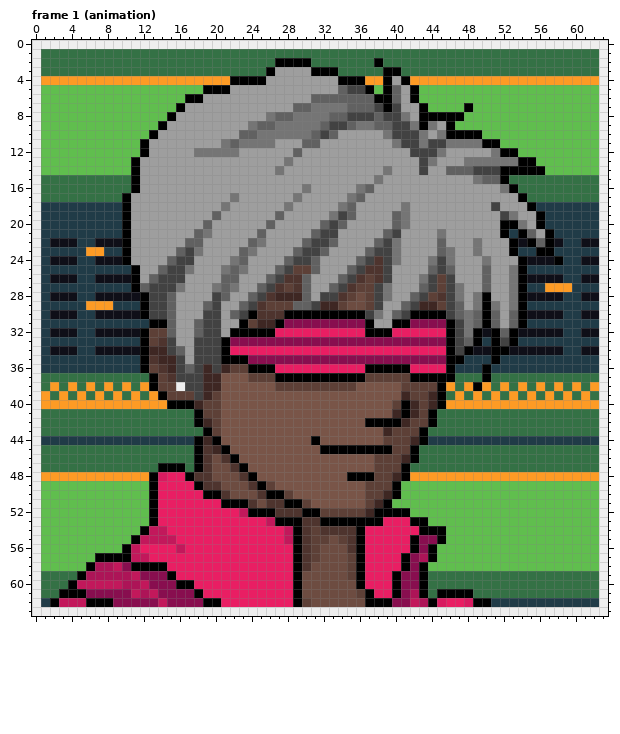
A pixel-art file gets an edit: Assets/AnimationImporter-master/portraits/pilot-portrait.ase. Above, as it was before the edit.
64x64 pixels, 8 frames. Colours within 5 levels of each other are drawn and written as one. Shown: frame 1 (animation). The commit also changed other frames, which this record leaves out.
And afterwards:
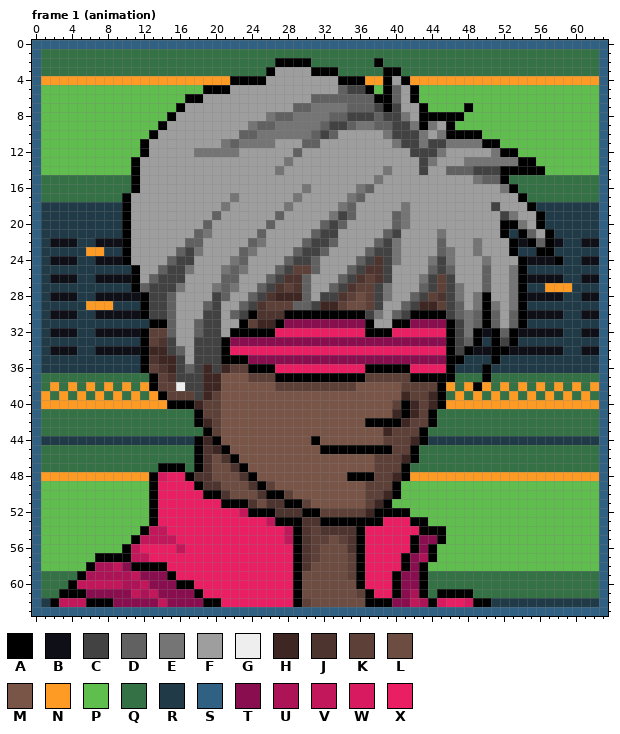
Palette (. is transparent): A #000000  B #0f0f18  C #424242  D #616161  E #757575  F #9e9e9e  G #eeeeee  H #3e2723  J #4e342e  K #5d4037  L #6d4c41  M #795548  N #fd9b25  P #60be4e  Q #347145  R #203b47  S #306082  T #880e4f  U #ad1457  V #c2185b  W #d81b60  X #e91e63
The edit:
Changed rows in their new state; - is an unchanged pixel.
Frame 1 (animation), layer "border":
first column x 0:
 0 SSSSSSSSSSSSSSSSSSSSSSSSSSSSSSSSSSSSSSSSSSSSSSSSSSSSSSSSSSSSSSSS
 1 S--------------------------------------------------------------S
 2 S--------------------------------------------------------------S
 3 S--------------------------------------------------------------S
 4 S--------------------------------------------------------------S
 5 S--------------------------------------------------------------S
 6 S--------------------------------------------------------------S
 7 S--------------------------------------------------------------S
 8 S--------------------------------------------------------------S
 9 S--------------------------------------------------------------S
10 S--------------------------------------------------------------S
11 S--------------------------------------------------------------S
12 S--------------------------------------------------------------S
13 S--------------------------------------------------------------S
14 S--------------------------------------------------------------S
15 S--------------------------------------------------------------S
16 S--------------------------------------------------------------S
17 S--------------------------------------------------------------S
18 S--------------------------------------------------------------S
19 S--------------------------------------------------------------S
20 S--------------------------------------------------------------S
21 S--------------------------------------------------------------S
22 S--------------------------------------------------------------S
23 S--------------------------------------------------------------S
24 S--------------------------------------------------------------S
25 S--------------------------------------------------------------S
26 S--------------------------------------------------------------S
27 S--------------------------------------------------------------S
28 S--------------------------------------------------------------S
29 S--------------------------------------------------------------S
30 S--------------------------------------------------------------S
31 S--------------------------------------------------------------S
32 S--------------------------------------------------------------S
33 S--------------------------------------------------------------S
34 S--------------------------------------------------------------S
35 S--------------------------------------------------------------S
36 S--------------------------------------------------------------S
37 S--------------------------------------------------------------S
38 S--------------------------------------------------------------S
39 S--------------------------------------------------------------S
40 S--------------------------------------------------------------S
41 S--------------------------------------------------------------S
42 S--------------------------------------------------------------S
43 S--------------------------------------------------------------S
44 S--------------------------------------------------------------S
45 S--------------------------------------------------------------S
46 S--------------------------------------------------------------S
47 S--------------------------------------------------------------S
48 S--------------------------------------------------------------S
49 S--------------------------------------------------------------S
50 S--------------------------------------------------------------S
51 S--------------------------------------------------------------S
52 S--------------------------------------------------------------S
53 S--------------------------------------------------------------S
54 S--------------------------------------------------------------S
55 S--------------------------------------------------------------S
56 S--------------------------------------------------------------S
57 S--------------------------------------------------------------S
58 S--------------------------------------------------------------S
59 S--------------------------------------------------------------S
60 S--------------------------------------------------------------S
61 S--------------------------------------------------------------S
62 S--------------------------------------------------------------S
63 SSSSSSSSSSSSSSSSSSSSSSSSSSSSSSSSSSSSSSSSSSSSSSSSSSSSSSSSSSSSSSSS
